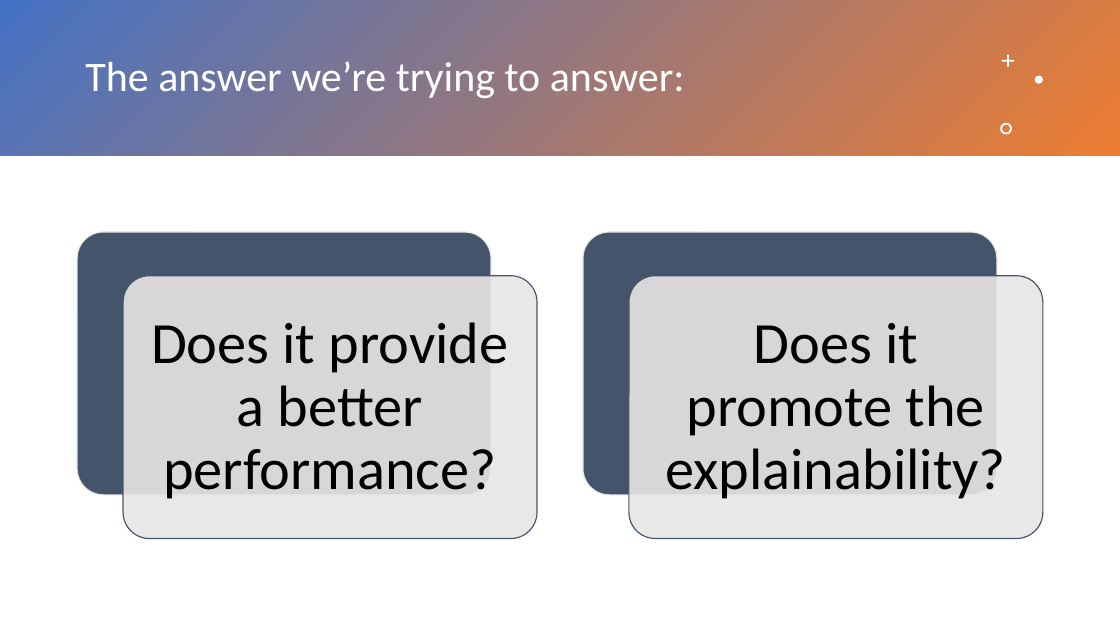
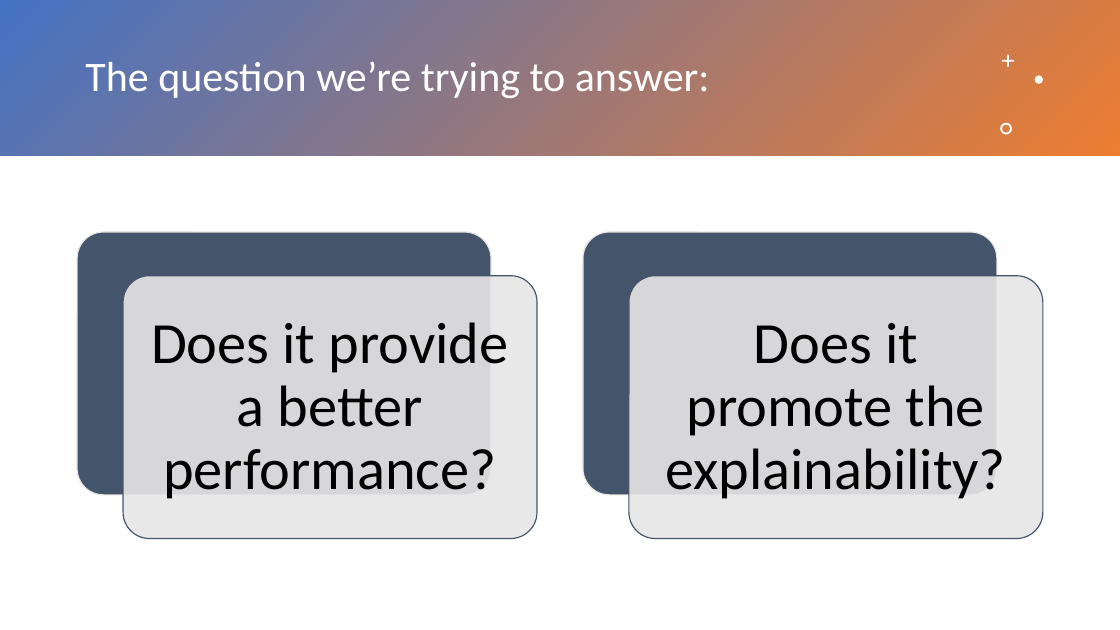
Before and after one commit to ChihchengHsieh/multimodal-abnormalities-detection, a slide deck: slide 4 of slides/[0] Intro.pptx. Drawn at 1120x630 pixels with LibreOffice and Linux fonts; fonts in the diff are those of the drawing. Boxes give left, top, right and bottom in pixels: in the first picture for what was removed or moved away, otherwise in the second. Text is boxed around its words. In the diff, an @@ line names an element or a change of style, - is before the commit and + after.

```diff
--- a/slides/[0] Intro.pptx
+++ b/slides/[0] Intro.pptx
@@ title at bbox=[85, 61, 710, 98]: text changed @@
-The answer we’re trying to answer:
+The question we’re trying to answer:
```
Also in this commit, not shown: 2 other slides changed, 9 other files.
